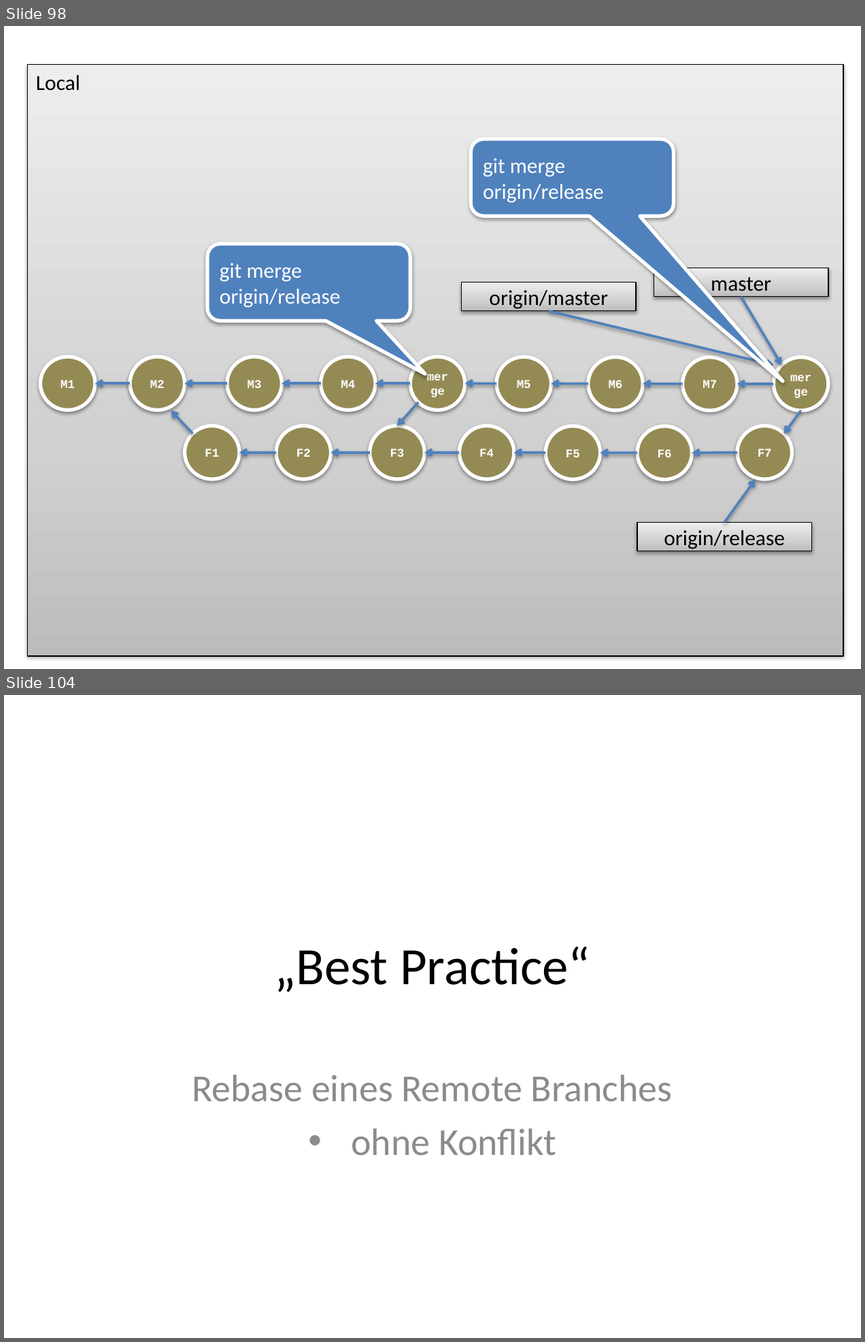
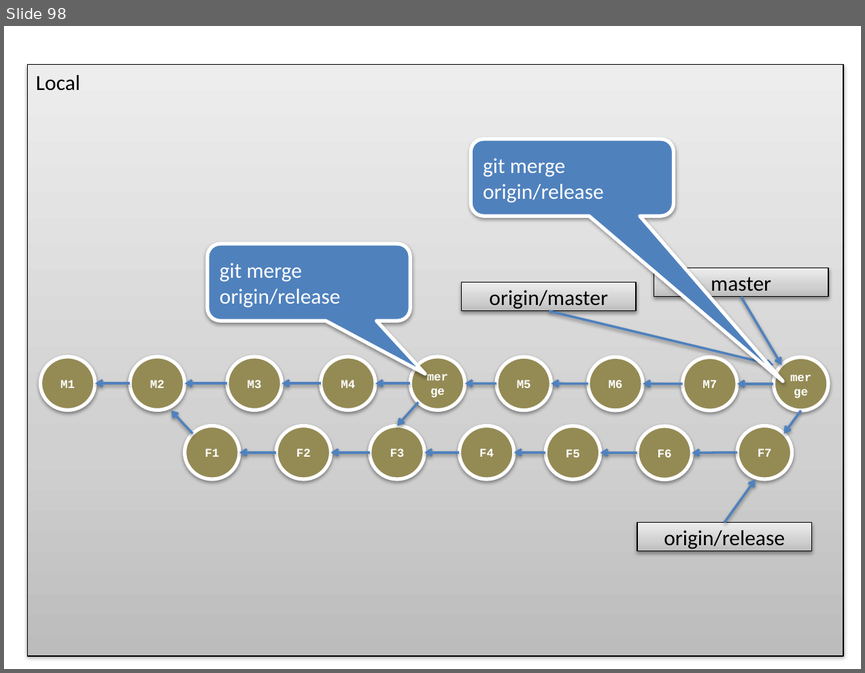
Before and after one commit to owidder/git-wks, a slide deck: git-wks.pptx. Shown one above the other, each under a label of ours: slides 98 and 104 before the commit, slide 98 after it; the slides between them are not shown. The pictures are 865x1342 and 865x673 pixels, drawn with LibreOffice and Linux fonts; fonts in the diff are those of the drawing. Boxes give left, top, right and bottom in pixels: in the first picture for what was removed or moved away, otherwise in the second. Text is boxed around its words. In the diff, an @@ line names an element or a change of style, - is before the commit and + after.

```diff
--- a/git-wks.pptx
+++ b/git-wks.pptx
@@ slide 104 removed at [4, 695, 861, 1338], background #FFFFFF @@
@@ title removed at [274, 946, 590, 992] @@
-„Best Practice“
@@ subtitle removed at [192, 1074, 672, 1155] @@
-Rebase eines Remote Branches
-• ohne Konflikt
```
Also in this commit, not shown: 34 other slides removed, 1 other file.
